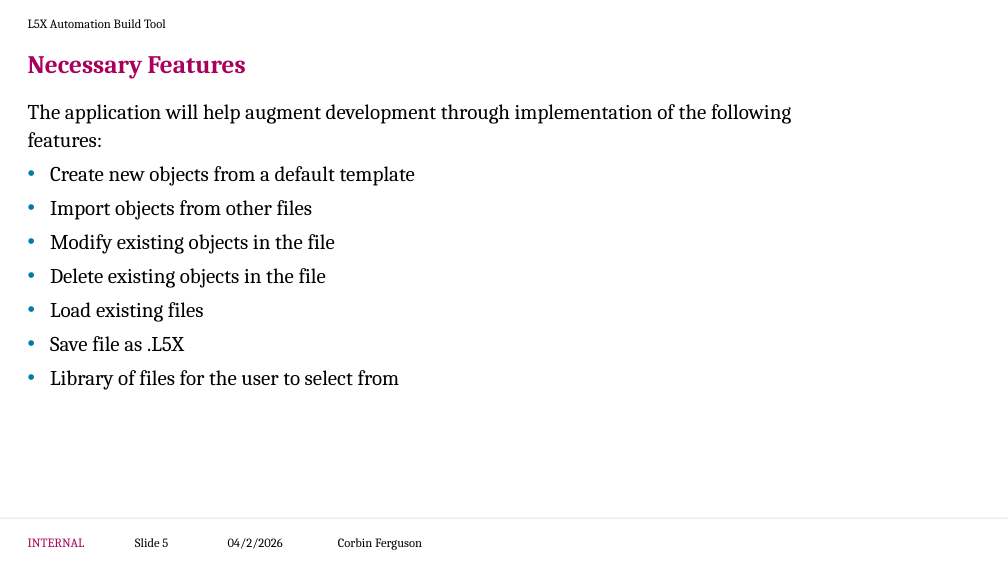
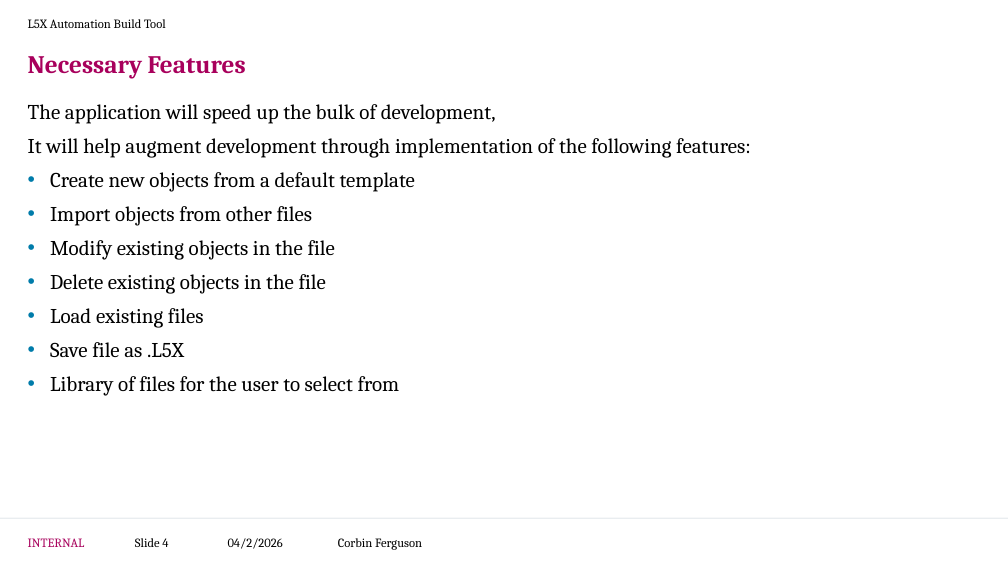
Before and after one commit to CorbinFerguson/ThesisBuildTool, a slide deck: slide 4 of Thesis Writing Documents/Project Development.pptx (slide 5 before the commit). Drawn at 1008x567 pixels with LibreOffice and Linux fonts; fonts in the diff are those of the drawing; background and template pictures are left out. Boxes give left, top, right and bottom in pixels: in the first picture for what was removed or moved away, otherwise in the second. Text is boxed around its words. In the diff, an @@ line names an element or a change of style, - is before the commit and + after.

```diff
--- a/Thesis Writing Documents/Project Development.pptx
+++ b/Thesis Writing Documents/Project Development.pptx
@@ text at (28,104,751,158): text changed @@
-The application will help augment development through implementation of the following features:
+The application will speed up the bulk of development,
+It will help augment development through implementation of the following features:
@@ page number at (135,538,168,547): text changed @@
-Slide 5
+Slide 4
```
Also in this commit, not shown: 4 other slides changed, 4 slides removed, 2 other files.
